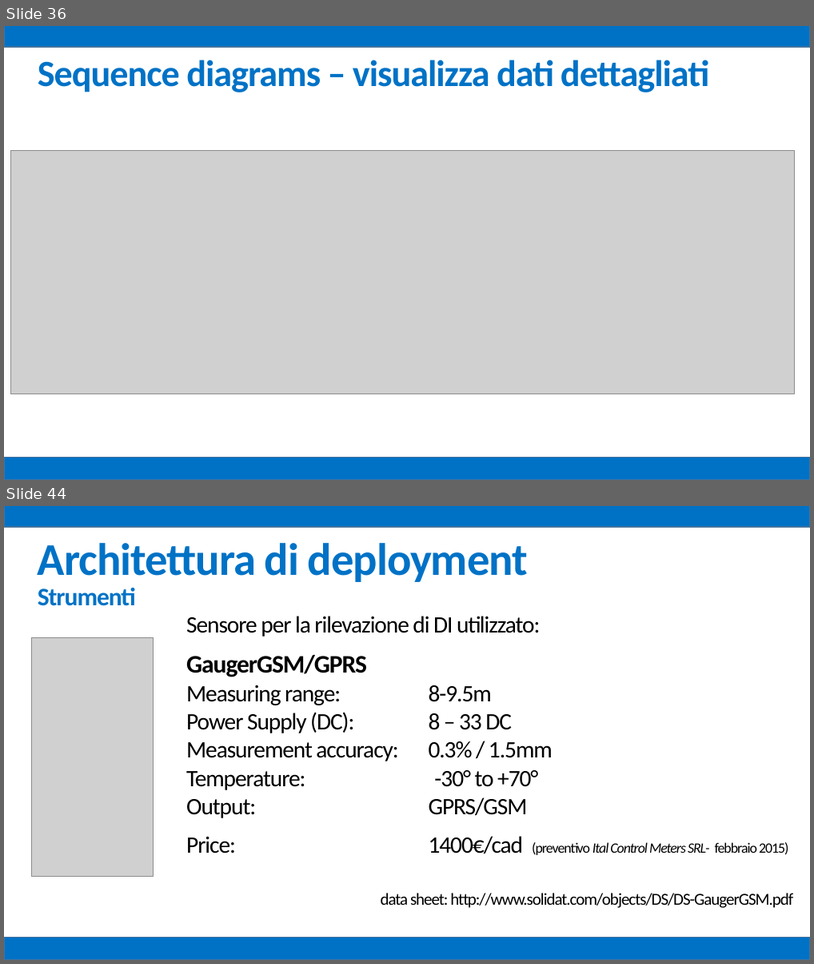
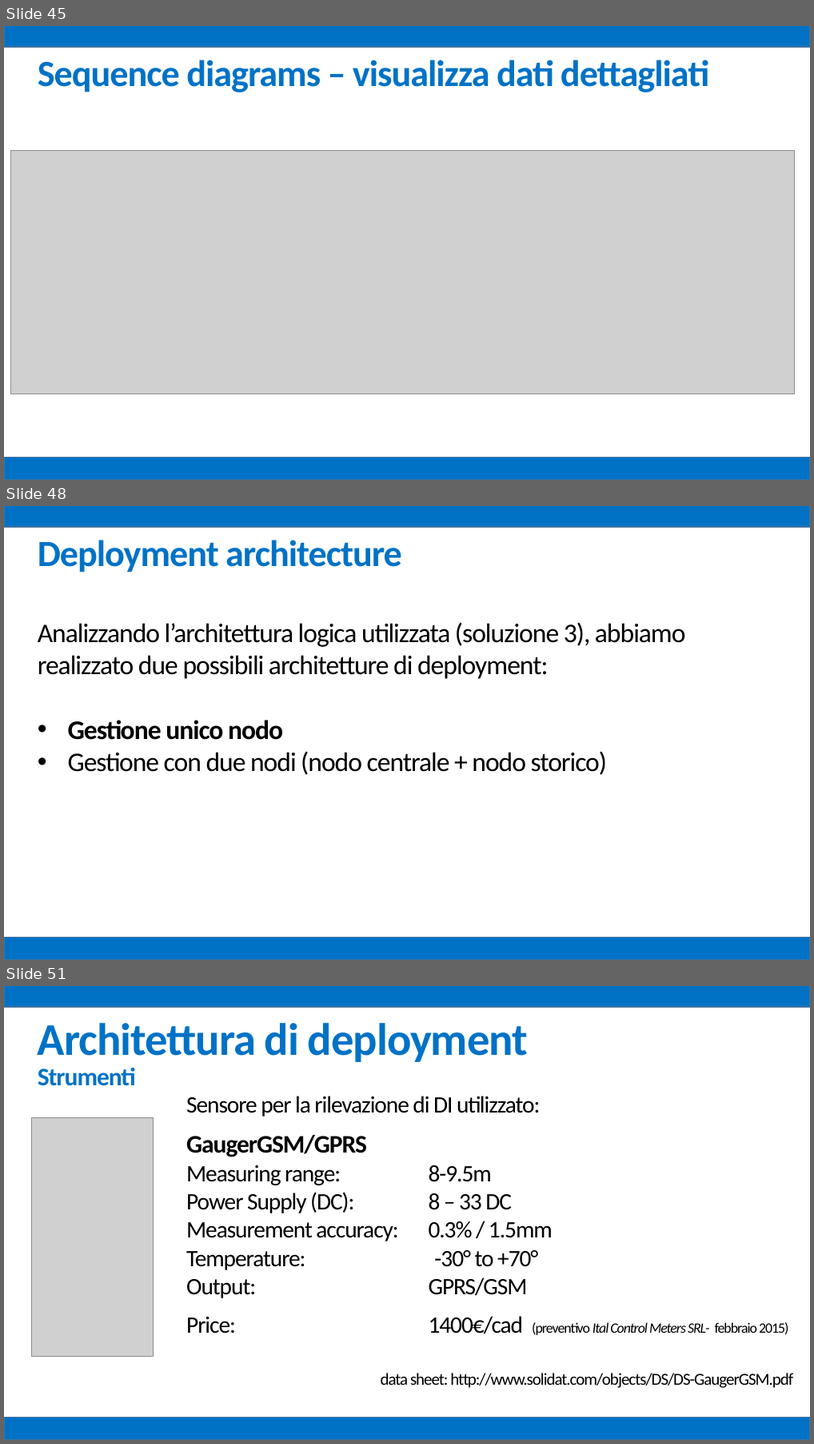
Before and after one commit to mz1991/ProgettoFebbraio2015, a slide deck: Febbraio 2015.pptx. Shown one above the other, each under a label of ours: slides 36 and 44 before the commit, slides 45, 48 and 51 after it; the slides between them are not shown. The pictures are 814x964 and 814x1444 pixels, drawn with LibreOffice and Linux fonts; fonts in the diff are those of the drawing; grey boxes stand for pictures. Boxes give left, top, right and bottom in pixels: in the first picture for what was removed or moved away, otherwise in the second. Text is boxed around its words. In the diff, an @@ line names an element or a change of style, - is before the commit and + after.

```diff
--- a/Febbraio 2015.pptx
+++ b/Febbraio 2015.pptx
@@ slide 48 added at bbox=[4, 506, 810, 960], background #FFFFFF @@
@@ rectangle added at bbox=[4, 506, 810, 527], fill #0072C6, outline #43739E 1 pt @@
@@ text added at bbox=[38, 540, 402, 572], 44 pt, text #0072C6, bold @@
+Deployment architecture
@@ text added at bbox=[38, 622, 686, 775], 32 pt, text #000000 @@
+Analizzando l’architettura logica utilizzata (soluzione 3), abbiamo realizzato due possibili architetture di deployment:
+• Gestione unico nodo
+• Gestione con due nodi (nodo centrale + nodo storico)
@@ rectangle added at bbox=[4, 936, 810, 960], fill #0072C6, outline #43739E 1 pt @@
@@ what was slide 36 is now slide 45 @@
@@ what was slide 44 is now slide 51 @@
```
Also in this commit, not shown: 19 slides changed, 6 other slides added, 18 other files.
